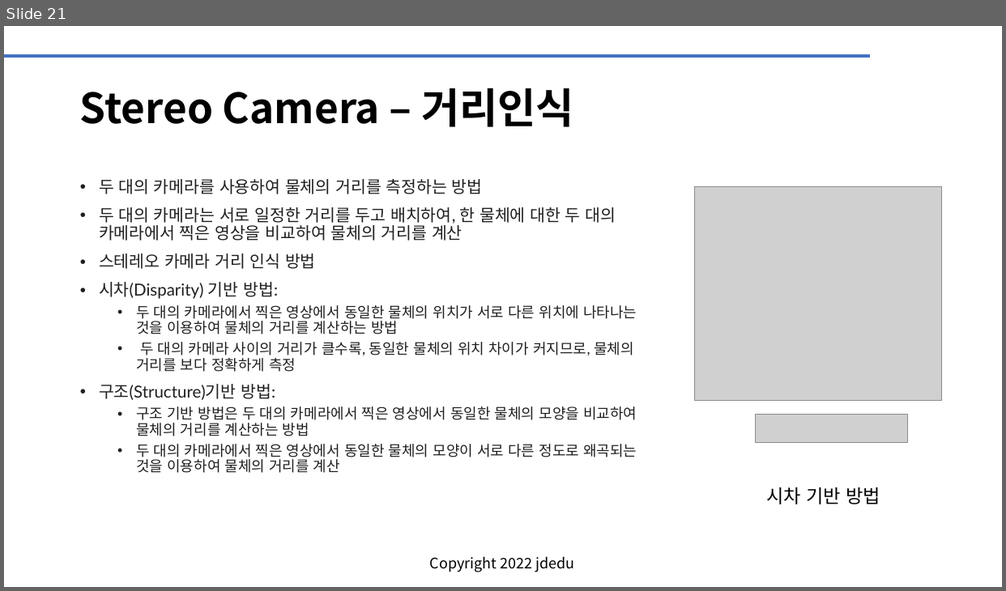
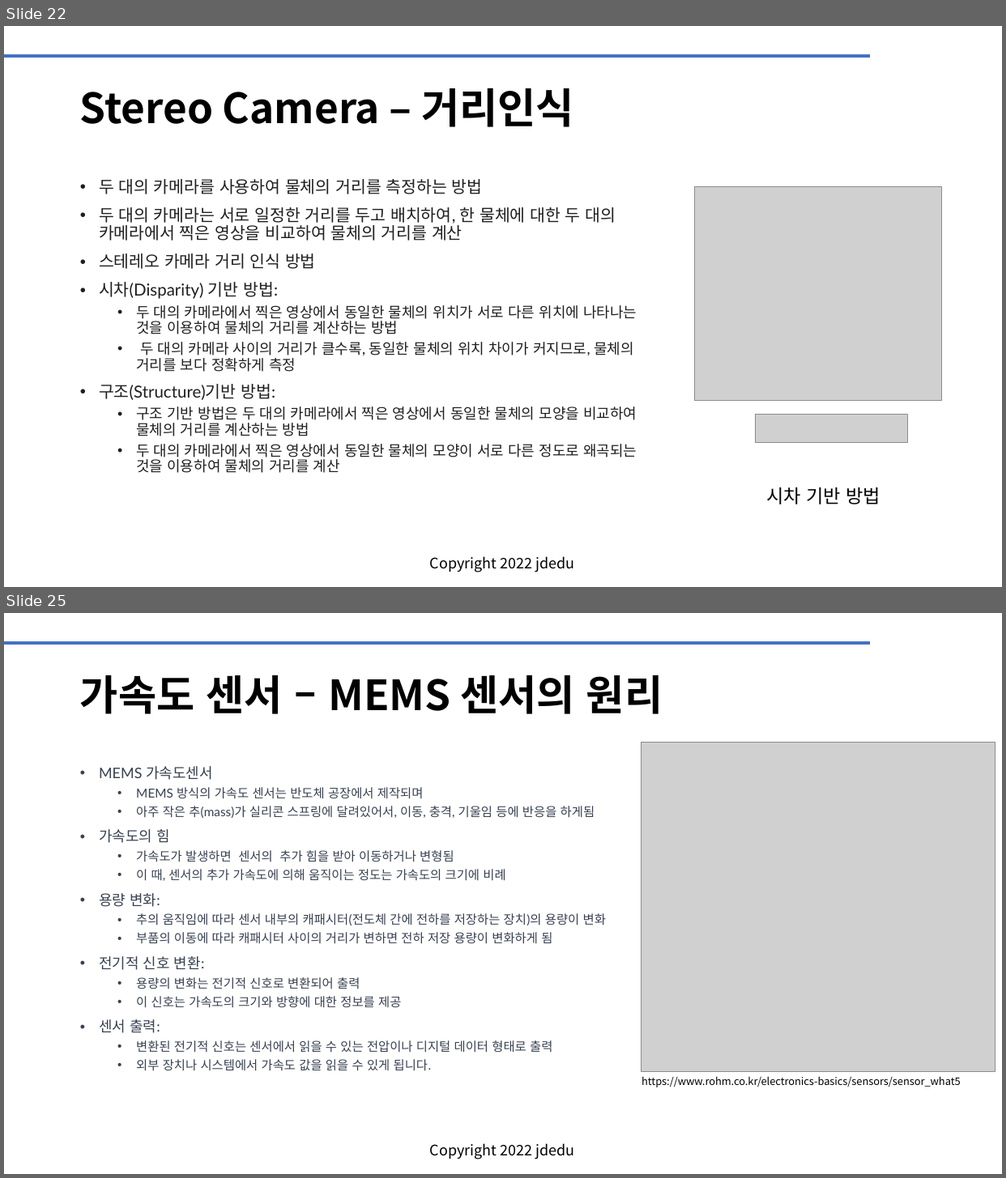
Before and after one commit to JD-edu/KG-KAIROS_robot, a slide deck: doc/KG-KAIROS 로봇센서.pptx. Shown one above the other, each under a label of ours: slide 21 before the commit, slides 22 and 25 after it; the slides between them are not shown. The pictures are 1006x591 and 1006x1178 pixels, drawn with LibreOffice and Linux fonts; fonts in the diff are those of the drawing; grey boxes stand for pictures; background and template pictures are left out. Boxes give left, top, right and bottom in pixels: in the first picture for what was removed or moved away, otherwise in the second. Text is boxed around its words. In the diff, an @@ line names an element or a change of style, - is before the commit and + after.

```diff
--- a/doc/KG-KAIROS 로봇센서.pptx
+++ b/doc/KG-KAIROS 로봇센서.pptx
@@ slide 25 added at [4, 613, 1002, 1174], background #FFFFFF; not listed: 2 template elements that a slide beside it also shows @@
@@ title added at [80, 675, 663, 714], 40 pt, text #000000, bold @@
+가속도 센서 – MEMS 센서의 원리
@@ picture added at [641, 742, 995, 1072] @@
@@ text added at [99, 766, 606, 1071], 12 pt, text #374151 @@
+• MEMS 가속도센서
+  • MEMS 방식의 가속도 센서는 반도체 공장에서 제작되며
+  • 아주 작은 추(mass)가 실리콘 스프링에 달려있어서, 이동, 충격, 기울임 등에 반응을 하게됨
+• 가속도의 힘
+  • 가속도가 발생하면 센서의 추가 힘을 받아 이동하거나 변형됨
+  • 이 때, 센서의 추가 가속도에 의해 움직이는 정도는 가속도의 크기에 비례
+• 용량 변화:
+  • 추의 움직임에 따라 센서 내부의 캐패시터(전도체 간에 전하를 저장하는 장치)의 용량이 변화
+  • 부품의 이동에 따라 캐패시터 사이의 거리가 변하면 전하 저장 용량이 변화하게 됨
+• 전기적 신호 변환:
+  • 용량의 변화는 전기적 신호로 변환되어 출력
+  • 이 신호는 가속도의 크기와 방향에 대한 정보를 제공
+• 센서 출력:
+  • 변환된 전기적 신호는 센서에서 읽을 수 있는 전압이나 디지털 데이터 형태로 출력
+  • 외부 장치나 시스템에서 가속도 값을 읽을 수 있게 됩니다.
@@ text added at [641, 1076, 961, 1088], 10 pt, text #000000 @@
+https://www.rohm.co.kr/electronics-basics/sensors/sensor_what5
@@ what was slide 21 is now slide 22 @@
```
Also in this commit, not shown: 2 slides changed, 3 other slides added, 4 other files.
